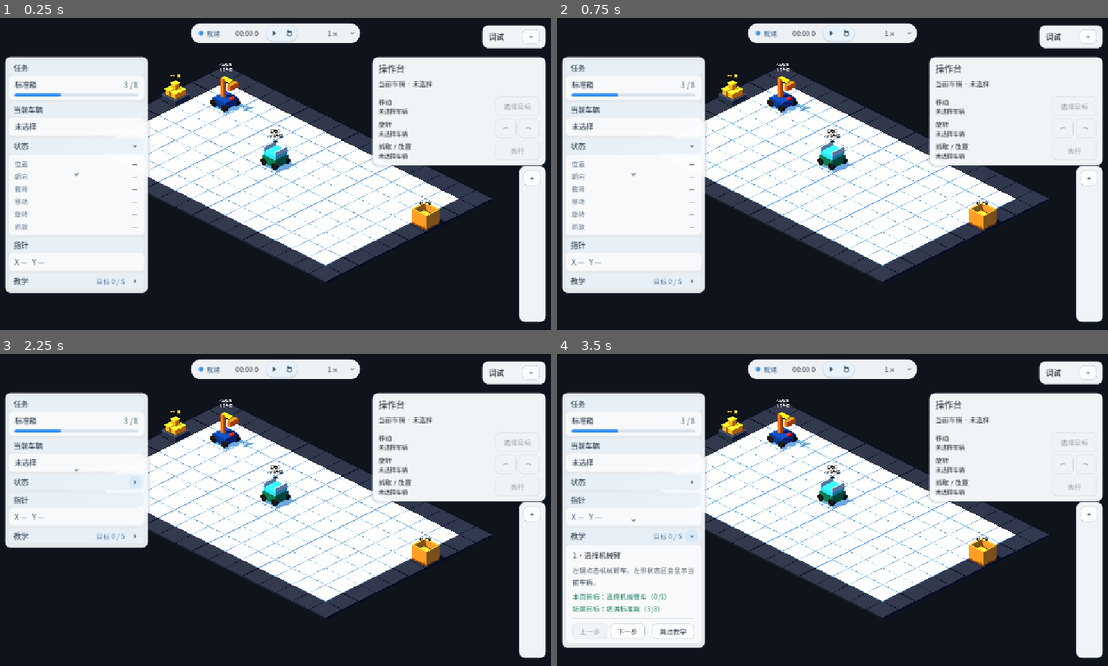
Above: before the commit, frames 1-4 (two rows, left to right).
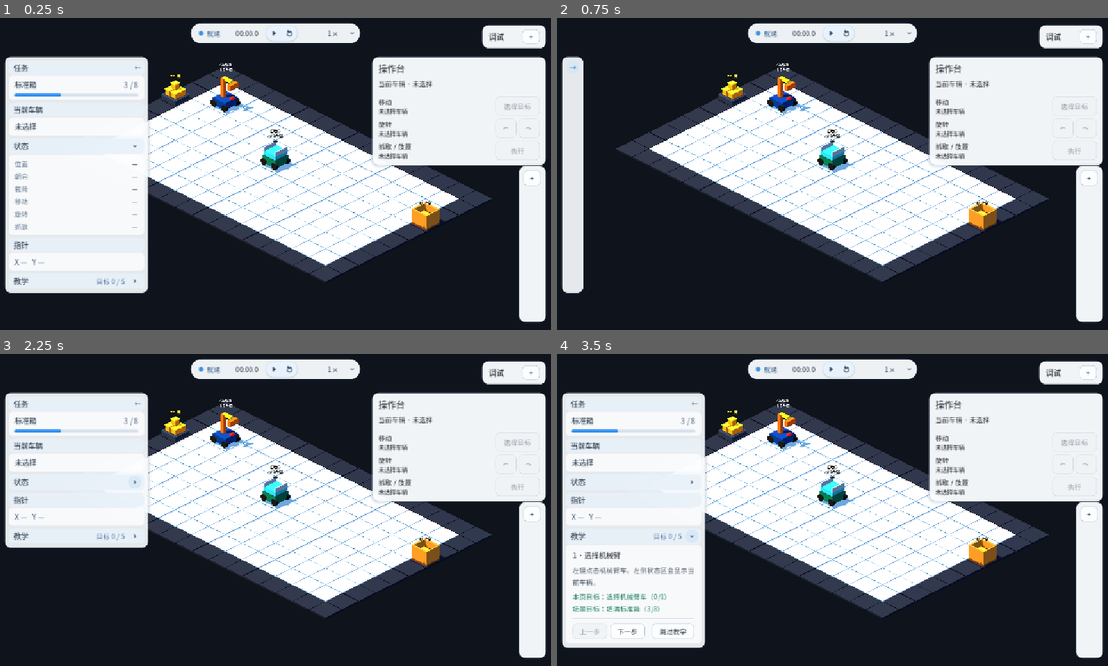
Above: after the commit, the same moments.

Repository: Ri0n72Y/automata
Game: Godot game, scene res://scenes/scene_01/scene_01_basic_packing.tscn
The game is run twice, just before and just after one commit, with the same random seed, the same clock (stepped at 60 frames per second) and the same inputs.
Inputs (mouse positions are in pixels of both pictures, inside the frame that each line leads up to; where the layout moved, square brackets give the same spot in the first picture):
- Up to frame 1 (0.25 s): no input
- Up to frame 2 (0.75 s): click (694, 67) [634, 174] at 0.5 s
- Up to frame 3 (2.25 s): click (16, 403) [77, 510] at 1.25 s; click (132, 481) at 2 s
- Up to frame 4 (3.5 s): click (689, 534) at 2.77 s

The runs differ from the first frame. In frame 1, less than 0.1% of the frame differs, in the area x 13-26%, y 15-51%; in frame 2, 16%, in the area x 2-28%, y 12-89%; in frame 3, less than 0.1%; in frame 4, less than 0.1%.

Commit message:
fix(scene-01): finish rail and operations graphical acceptance

Diff:
--- a/scenes/scene_01/components/scene_01_hud.tscn
+++ b/scenes/scene_01/components/scene_01_hud.tscn
@@ -156,20 +156,17 @@
 mouse_filter = 0
 theme_override_styles/panel = SubResource("StyleBoxFlat_sidebar_shell")
 
-[node name="RailCollapseButton" type="Button" parent="RootControl/SidebarPanel"]
-unique_name_in_owner = true
-z_index = 1
+[node name="RailCollapseButton" type="Button" parent="RootControl"]
+unique_name_in_owner = true
+z_index = 2
 layout_mode = 0
-anchor_left = 1.0
-anchor_right = 1.0
-offset_left = -34.0
-offset_top = 8.0
-offset_right = -8.0
-offset_bottom = 34.0
-grow_horizontal = 0
+offset_left = 302.0
+offset_top = 90.0
+offset_right = 328.0
+offset_bottom = 116.0
 focus_mode = 0
-icon = ExtResource("5_chevron_down")
-icon_alignment = 1
+mouse_filter = 0
+text = "←"
 tooltip_text = "折叠侧栏"
 theme_override_styles/normal = SubResource("StyleBoxFlat_header_button_normal")
 theme_override_styles/hover = SubResource("StyleBoxFlat_header_button_hover")
--- a/scripts/scene_01/scene_01_hud.gd
+++ b/scripts/scene_01/scene_01_hud.gd
@@ -92,9 +92,6 @@
 		else LayoutMetrics.left_rail_width(float(viewport_size.x))
 	)
 	sidebar_panel.offset_right = sidebar_panel.offset_left + rail_width
-	if _rail_collapsed:
-		sidebar_panel.offset_bottom = sidebar_panel.offset_top + LayoutMetrics.LEFT_RAIL_COLLAPSED_WIDTH
-		return
 	var content_height := (
 		sidebar_content.get_combined_minimum_size().y
 		+ sidebar_margin.get_theme_constant("margin_top")
@@ -103,6 +100,11 @@
 	var max_height := LayoutMetrics.left_sidebar_max_height(float(viewport_size.y))
 	var target_height := minf(content_height, max_height)
 	sidebar_panel.offset_bottom = sidebar_panel.offset_top + target_height
+	if rail_collapse_button != null:
+		rail_collapse_button.offset_left = sidebar_panel.offset_right - 34.0
+		rail_collapse_button.offset_top = sidebar_panel.offset_top + 8.0
+		rail_collapse_button.offset_right = sidebar_panel.offset_right - 8.0
+		rail_collapse_button.offset_bottom = sidebar_panel.offset_top + 34.0
 
 
 func _queue_sidebar_layout() -> void:
@@ -131,8 +133,12 @@
 	_rail_collapsed = collapsed
 	if sidebar_margin != null:
 		sidebar_margin.visible = not _rail_collapsed
+	if sidebar_panel != null:
+		sidebar_panel.mouse_filter = (
+			Control.MOUSE_FILTER_IGNORE if _rail_collapsed else Control.MOUSE_FILTER_STOP
+		)
 	if rail_collapse_button != null:
-		rail_collapse_button.icon = CHEVRON_RIGHT_ICON if _rail_collapsed else CHEVRON_DOWN_ICON
+		rail_collapse_button.text = "→" if _rail_collapsed else "←"
 		rail_collapse_button.tooltip_text = "展开侧栏" if _rail_collapsed else "折叠侧栏"
 	if _rail_collapsed:
 		var focus_owner := get_viewport().gui_get_focus_owner()
--- a/scripts/scene_01/scene_01_operations_panel.gd
+++ b/scripts/scene_01/scene_01_operations_panel.gd
@@ -45,7 +45,7 @@
 	_panel.offset_top = LayoutMetrics.CONTENT_TOP
 	_panel.offset_right = -LayoutMetrics.EDGE_MARGIN
 	_panel.offset_left = _panel.offset_right - width
-	_panel.offset_bottom = _panel.offset_top + LayoutMetrics.OPERATIONS_PANEL_HEIGHT
+	_panel.offset_bottom = _panel.offset_top + ceilf(_panel.get_combined_minimum_size().y)
 
 
 func _refresh_projection() -> void:
@@ -65,6 +65,7 @@
 	_move_row.visible = move_status != AvailabilityScript.NO_CAPABILITY
 	_rotate_row.visible = rotate_status != AvailabilityScript.NO_CAPABILITY
 	_grab_drop_row.visible = grab_drop_status != AvailabilityScript.NO_CAPABILITY
+	call_deferred("_apply_layout")
 
 	_move_status.text = _status_text(move_status)
 	_rotate_status.text = _status_text(rotate_status)
--- a/scripts/scene_01/scene_01_ui_layout_metrics.gd
+++ b/scripts/scene_01/scene_01_ui_layout_metrics.gd
@@ -10,7 +10,7 @@
 const OPERATIONS_PANEL_HEIGHT := 218.0
 const RIGHT_RAIL_SECTION_GAP := 8.0
 
-const REFERENCE_VIEWPORT_WIDTH := 1672.0
+const REFERENCE_VIEWPORT_WIDTH := 2264.0
 const REFERENCE_LEFT_RAIL_WIDTH := 300.0
 const LEFT_RAIL_WIDTH_PROPORTION := REFERENCE_LEFT_RAIL_WIDTH / REFERENCE_VIEWPORT_WIDTH
 const LEFT_RAIL_MIN_WIDTH := 296.0
--- a/tests/scene_01/scene_01_operations_panel_contract_test.gd
+++ b/tests/scene_01/scene_01_operations_panel_contract_test.gd
@@ -62,6 +62,9 @@
 	_expect_true(arm != null and selection.call("select_vehicle", arm), "Operations contract should select Arm through VehicleSelectionController.")
 	await process_frame
 	_expect_true(vehicle_label.text.contains("机械臂车"), "Operations vehicle label should project the selected Arm.")
+	await process_frame
+	var arm_panel_height := panel.size.y
+	_expect_true(grab_row.visible, "Arm should expose its supported GrabDrop row.")
 	_assert_projection(move_controller, grab_controller, move_button, rotate_left, rotate_right, grab_button)
 
 	var move_availability := StringName(move_controller.call("get_selected_move_interaction_availability"))
@@ -95,11 +98,17 @@
 	_expect_false(grab_row.visible, "Authoritative NO_CAPABILITY should hide the unsupported GrabDrop row.")
 	_expect_true(move_row.visible and rotate_row.visible, "Transport-supported command rows should remain visible.")
 	_expect_true(grab_button.disabled, "Hidden unsupported GrabDrop should remain non-actionable.")
+	await process_frame
+	var transport_panel_height := panel.size.y
+	_expect_true(transport_panel_height < arm_panel_height, "Transport panel should shrink when NO_CAPABILITY hides GrabDrop.")
+	_expect_near(panel.size.y, panel.get_combined_minimum_size().y, 1.0, "Operations pointer rect should follow visible-content natural height.")
 	_assert_projection(move_controller, grab_controller, move_button, rotate_left, rotate_right, grab_button)
 
 	_expect_true(selection.call("select_vehicle", arm), "Operations contract should reselect Arm after Transport.")
 	await process_frame
+	await process_frame
 	_expect_true(grab_row.visible, "Arm reselection should restore GrabDrop without stale visibility.")
+	_expect_near(panel.size.y, arm_panel_height, 1.0, "Arm reselection should restore the natural Operations height.")
 
 	if bool(scene.call("ensure_gameplay_running")):
 		scene.call("pause_scene")
@@ -110,6 +119,8 @@
 		_expect_equal(move_status.text, "已暂停", "Operations should refresh lifecycle changes.")
 		_expect_equal(rotate_status.text, "已暂停", "Rotate presentation should refresh lifecycle changes.")
 		_expect_equal(grab_status.text, "已暂停", "GrabDrop presentation should refresh lifecycle changes.")
+		_expect_true(grab_row.visible, "PAUSED must keep supported GrabDrop visible.")
+		_expect_near(panel.size.y, arm_panel_height, 1.0, "Supported-command status changes must not change Operations row count or height.")
 		_expect_true(move_button.disabled and rotate_left.disabled and rotate_right.disabled and grab_button.disabled, "Paused lifecycle should disable Operations actions from availability.")
 
 	var program_panel := scene.get_node("ProgramUIRoot/RootControl/ProgramPanel") as Control
@@ -148,6 +159,13 @@
 	push_error("%s Expected %s, got %s." % [message, str(expected), str(actual)])
 
 
+func _expect_near(actual: float, expected: float, tolerance: float, message: String) -> void:
+	if absf(actual - expected) <= tolerance:
+		return
+	failures += 1
+	push_error("%s Expected %.2f ± %.2f, got %.2f." % [message, expected, tolerance, actual])
+
+
 func _expect_true(value: bool, message: String) -> void:
 	if value:
 		return
--- a/tests/scene_01/scene_01_sidebar_ui_contract_test.gd
+++ b/tests/scene_01/scene_01_sidebar_ui_contract_test.gd
@@ -107,7 +107,12 @@
 	_expect_near(max_height, float(viewport.size.y) - LayoutMetrics.CONTENT_TOP - LayoutMetrics.CONTENT_BOTTOM_MARGIN, 1.0, "Sidebar maximum should use the available viewport height.")
 	_expect_true(sidebar.size.y <= max_height + 1.0, "Sidebar should never exceed its viewport-derived cap.")
 
-	for viewport_size in [Vector2i(1280, 720), Vector2i(1600, 900), Vector2i(1920, 1080)]:
+	for viewport_size in [
+		Vector2i(1280, 720),
+		Vector2i(1600, 900),
+		Vector2i(1920, 1080),
+		Vector2i(2264, 1274),
+	]:
 		viewport.size = viewport_size
 		await process_frame
 		await process_frame
@@ -120,17 +125,26 @@
 
 	viewport.size = Vector2i(1280, 720)
 	await process_frame
+	await process_frame
+	var expanded_height := sidebar.size.y
+	_expect_true(rail_collapse.get_parent() == hud.get_node("RootControl"), "Rail disclosure must be a RootControl sibling, not a PanelContainer child.")
+	_expect_true(rail_collapse.size.x <= 32.0 and rail_collapse.size.y <= 32.0, "Rail disclosure hitbox should stay limited to the visible control.")
 	hud.call("set_rail_collapsed", true)
 	await process_frame
 	_expect_true(bool(hud.call("is_rail_collapsed")), "Main Sidebar should support presentation-only rail collapse.")
 	_expect_near(sidebar.size.x, LayoutMetrics.LEFT_RAIL_COLLAPSED_WIDTH, 1.0, "Collapsed rail should release gameplay width.")
-	_expect_near(sidebar.size.y, LayoutMetrics.LEFT_RAIL_COLLAPSED_WIDTH, 1.0, "Collapsed rail should keep only its disclosure hit target.")
+	_expect_near(sidebar.size.y, expanded_height, 1.0, "Collapsed rail should keep the expanded vertical rail geometry.")
 	_expect_false(scroll.is_visible_in_tree(), "Collapsed rail should hide its content without changing section ownership.")
+	_expect_equal(sidebar.mouse_filter, Control.MOUSE_FILTER_IGNORE, "Collapsed shell must not become a transparent world-input blocker.")
+	_expect_equal(rail_collapse.mouse_filter, Control.MOUSE_FILTER_STOP, "Only the real disclosure surface should stop pointer input while collapsed.")
+	_expect_equal(rail_collapse.text, "→", "Collapsed rail should use a rightward expand affordance.")
 	_expect_true(mission.get_parent() == content and vehicle.get_parent() == content and status.get_parent() == content, "Rail collapse should not reparent domain presentation sections.")
 	hud.call("set_rail_collapsed", false)
 	await process_frame
 	_expect_false(bool(hud.call("is_rail_collapsed")), "Main Sidebar should expand through the same presentation state.")
 	_expect_true(scroll.is_visible_in_tree(), "Expanded rail should restore its existing content tree.")
+	_expect_equal(sidebar.mouse_filter, Control.MOUSE_FILTER_STOP, "Expanded rail should restore its normal pointer-blocking surface.")
+	_expect_equal(rail_collapse.text, "←", "Expanded rail should use a leftward collapse affordance.")
 
 	_expect_true(bool(tutorial.call("is_collapsed")), "Tutorial should start collapsed in the compact main state.")
 	_expect_false(tutorial_body.visible, "Default collapsed Tutorial should not lengthen the Sidebar.")
